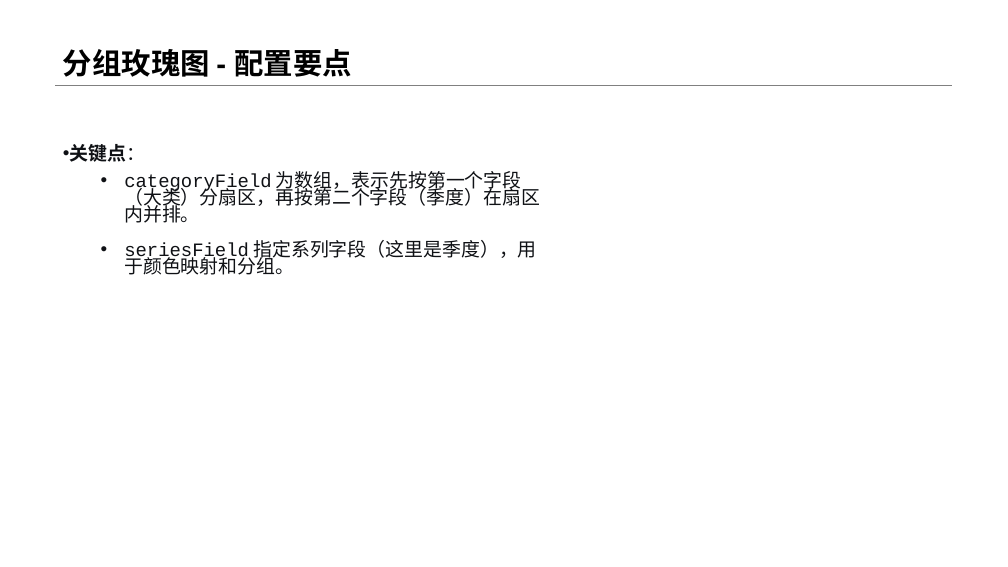
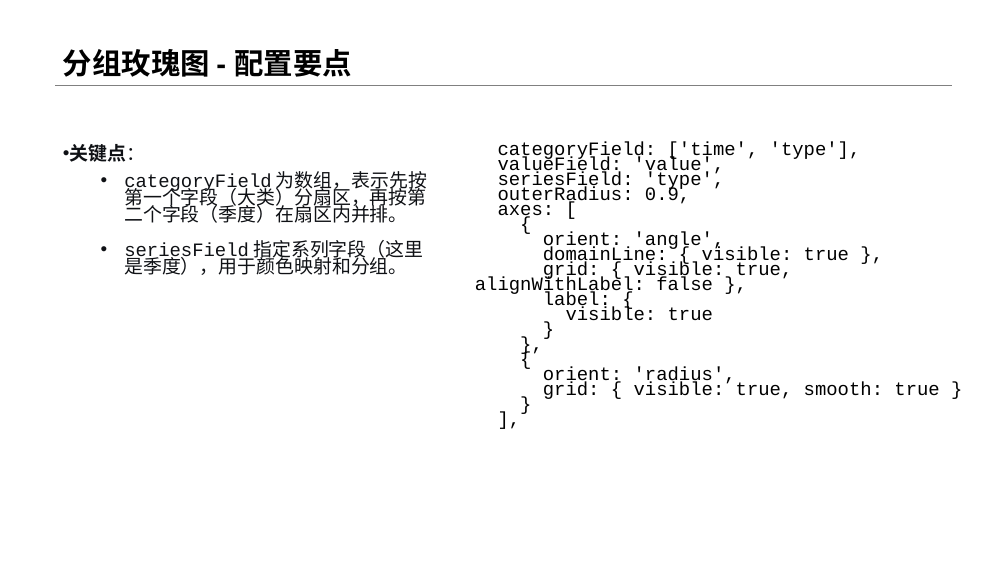
Before and after one commit to menglin1997/vchartCourse, a slide deck: slide 7 of code/Chapter 3 - Vchart Type/23-Rose/23-Rose.pptx. Drawn at 1008x567 pixels with LibreOffice and Linux fonts; fonts in the diff are those of the drawing. Boxes give left, top, right and bottom in pixels: in the first picture for what was removed or moved away, otherwise in the second. Text is boxed around its words. In the diff, an @@ line names an element or a change of style, - is before the commit and + after.

```diff
--- a/code/Chapter 3 - Vchart Type/23-Rose/23-Rose.pptx
+++ b/code/Chapter 3 - Vchart Type/23-Rose/23-Rose.pptx
@@ text "关键点：" rewrapped from (x1=69, y1=144, x2=540, y2=275) to (x1=69, y1=144, x2=427, y2=275) @@
@@ text added at (x1=475, y1=142, x2=939, y2=399), 18 pt, text #000000 @@
+categoryField: ['time', 'type'],
+valueField: 'value',
+seriesField: 'type',
+outerRadius: 0.9,
+axes: [
+{
+orient: 'angle',
+domainLine: { visible: true },
+grid: { visible: true, alignWithLabel: false },
+label: {
+visible: true
+}
+},
+{
+orient: 'radius',
+grid: { visible: true, smooth: true }
+}
+],
```
Also in this commit, not shown: 4 other slides changed, 9 other files.
